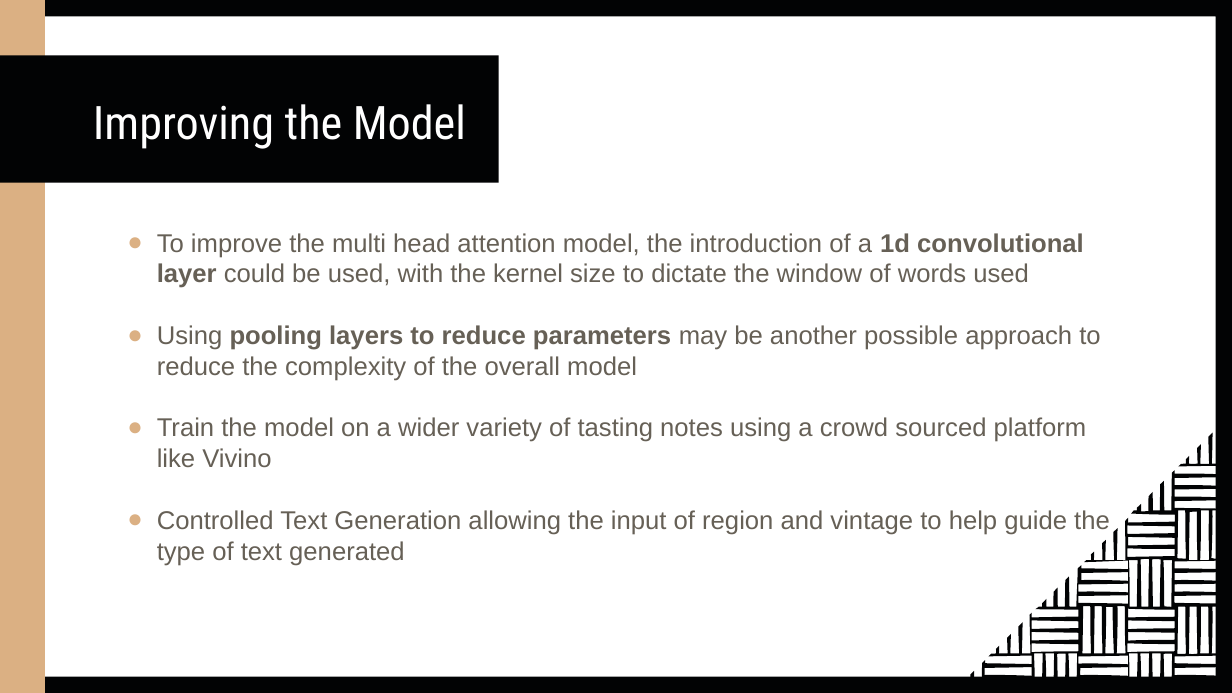
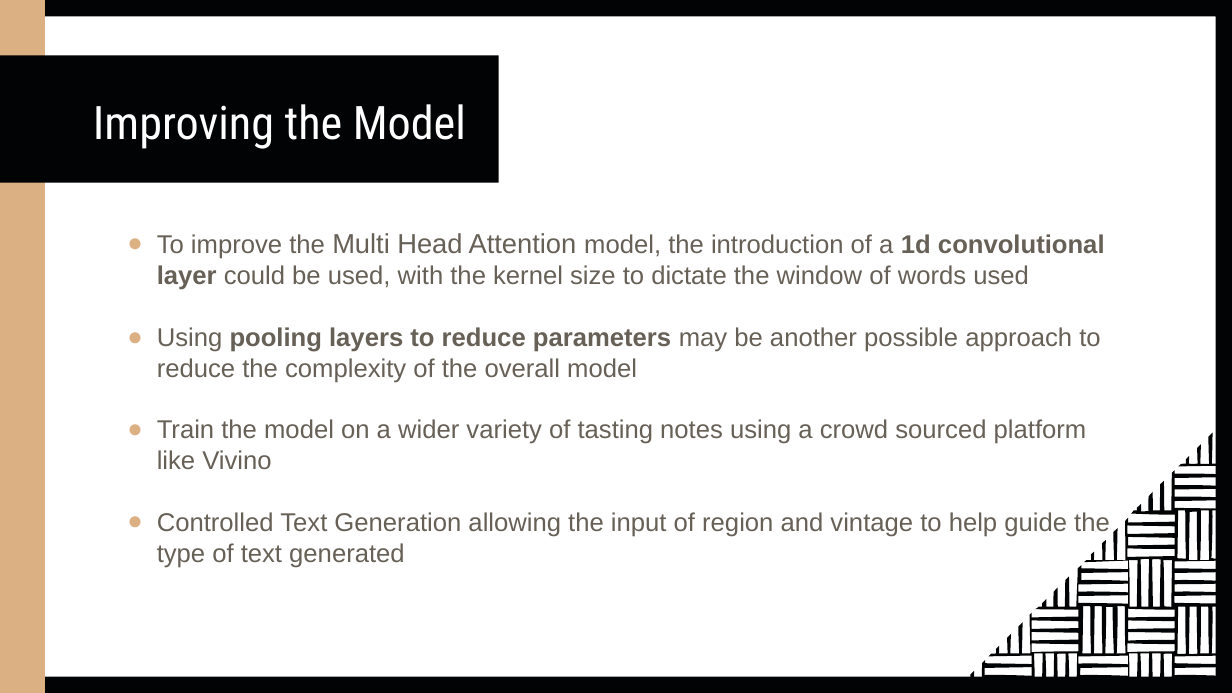
Before and after one commit to BingmingT/GA-projects, a slide deck: slide 19 of capstone/GA Capstone.pptx. Drawn at 1232x693 pixels with LibreOffice and Linux fonts; fonts in the diff are those of the drawing. Boxes give left, top, right and bottom in pixels: in the first picture for what was removed or moved away, otherwise in the second. Text is boxed around its words. In the diff, an @@ line names an element or a change of style, - is before the commit and + after.

```diff
--- a/capstone/GA Capstone.pptx
+++ b/capstone/GA Capstone.pptx
@@ text at bbox=[157, 233, 1105, 290]: text changed @@
-● To improve the multi head attention model, the introduction of a 1d convolutional layer could be used, with the kernel size to dictate the window of words used
+● To improve the Multi Head Attention model, the introduction of a 1d convolutional layer could be used, with the kernel size to dictate the window of words used
```
Also in this commit, not shown: 4 other slides changed, 1 other file.
